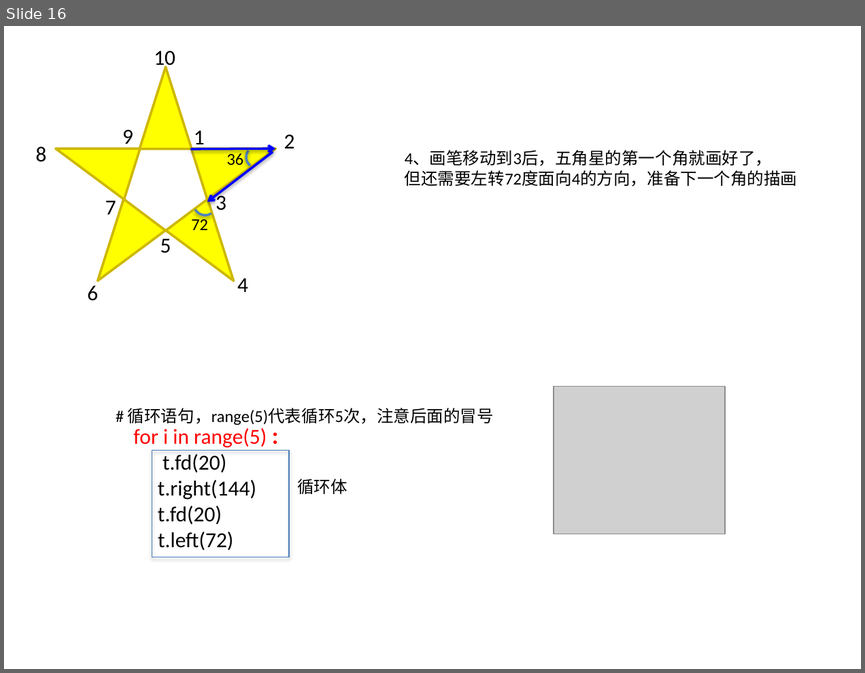
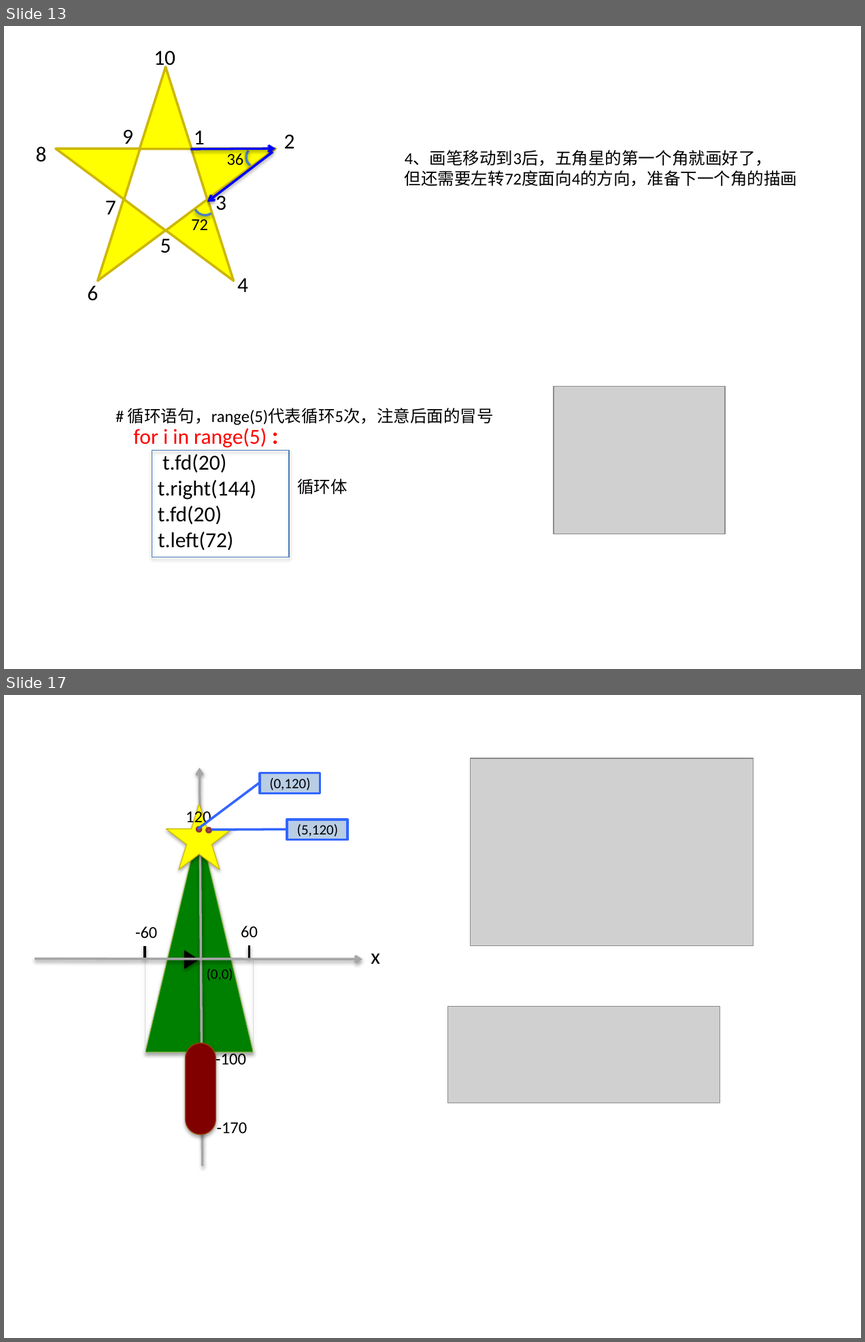
Before and after one commit to jellier/teachkidspython, a slide deck: Python入门课0.pptx. Shown one above the other, each under a label of ours: slide 16 before the commit, slides 13 and 17 after it; the slides between them are not shown. The pictures are 865x673 and 865x1342 pixels, drawn with LibreOffice and Linux fonts; fonts in the diff are those of the drawing; grey boxes stand for pictures. Boxes give left, top, right and bottom in pixels: in the first picture for what was removed or moved away, otherwise in the second. Text is boxed around its words. In the diff, an @@ line names an element or a change of style, - is before the commit and + after.

```diff
--- a/Python入门课0.pptx
+++ b/Python入门课0.pptx
@@ slide 17 added at [4,695,861,1338], background #FFFFFF @@
@@ arrow added from (203, 1166) to (199, 768), #A6A6A6 2 pt @@
@@ border callout added at [259,773,320,794], fill #B9CDE5, outline #3366FF 2 pt @@
@@ picture added at [470,758,753,946] @@
@@ text added at [269,778,310,793], 12 pt, text #000000 @@
+(0,120)
@@ star added at [166,804,232,870], fill #FFFF00, outline #CDB706 0.75 pt @@
@@ text added at [186,809,211,826], 14 pt, text #000000 @@
+120
@@ triangle added at [145,824,254,1051], fill #008000, outline #9BBB59 0.75 pt @@
@@ ellipse added at [197,827,201,831], fill #C0504D, outline #8E3B39 2 pt @@
@@ ellipse added at [206,828,211,832], fill #C0504D, outline #8E3B39 2 pt @@
@@ border callout added at [287,819,347,840], fill #B9CDE5, outline #3366FF 2 pt @@
@@ text added at [297,824,338,839], 12 pt, text #000000 @@
+(5,120)
@@ text added at [135,926,157,938], 14 pt, text #000000 @@
+-60
@@ text added at [241,926,258,937], 14 pt, text #000000 @@
+60
@@ arrow added from (35, 959) to (362, 959), #A6A6A6 2 pt @@
@@ line added from (145, 946) to (145, 959), #000000 2 pt @@
@@ triangle added at [184,951,198,969], fill #000000, outline #000000 0.75 pt @@
@@ line added from (249, 945) to (249, 959), #000000 2 pt @@
@@ text added at [371,953,380,964], 18 pt, text #000000 @@
+x
@@ line added from (145, 962) to (145, 1053), #D9D9D9 0.25 pt @@
@@ text added at [207,966,233,981], 12 pt, text #000000 @@
+(0,0)
@@ line added from (254, 961) to (254, 1052), #D9D9D9 0.25 pt @@
@@ picture added at [448,1006,719,1102] @@
@@ rounded rectangle added at [186,1043,215,1134], fill #800000, outline #984807 0.75 pt @@
@@ text added at [215,1051,246,1068], 14 pt, text #000000 @@
+-100
@@ text added at [217,1122,247,1133], 14 pt, text #000000 @@
+-170
@@ what was slide 16 is now slide 13 @@
```
Also in this commit, not shown: 3 slides changed, 1 other slide added, 1 slide removed, 1 other file.
